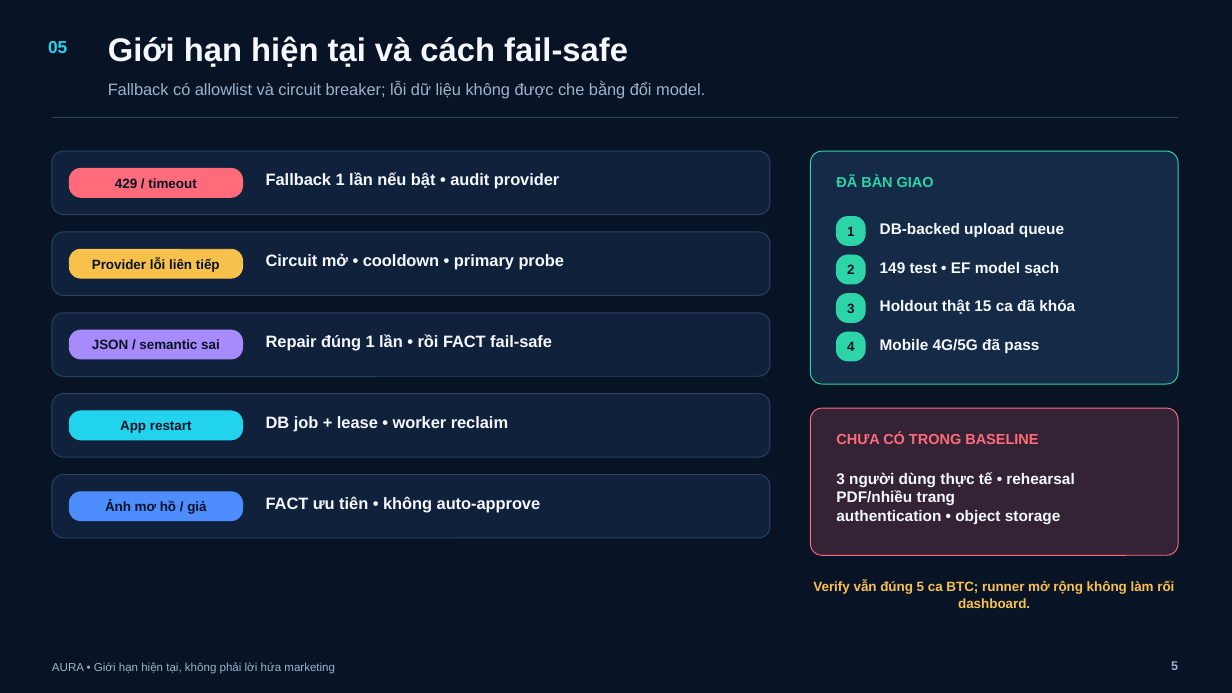
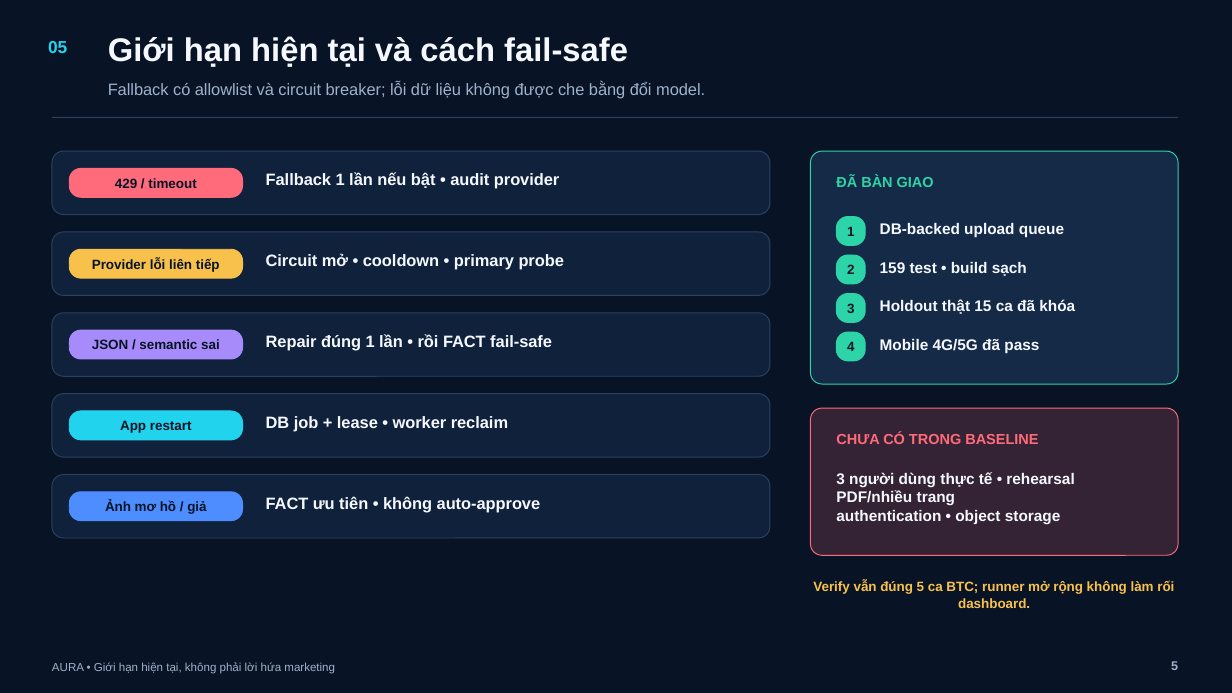
Before and after one commit to BondPhuPhamzZ/AURA, a slide deck: slide 5 of AURA/submission/AURA_5_SLIDES.pptx. Drawn at 1232x693 pixels with LibreOffice and Linux fonts; fonts in the diff are those of the drawing. Boxes give left, top, right and bottom in pixels: in the first picture for what was removed or moved away, otherwise in the second. Text is boxed around its words. In the diff, an @@ line names an element or a change of style, - is before the commit and + after.

```diff
--- a/AURA/submission/AURA_5_SLIDES.pptx
+++ b/AURA/submission/AURA_5_SLIDES.pptx
@@ text at (880, 262, 1027, 276): text changed @@
-149 test • EF model sạch
+159 test • build sạch
```
Also in this commit, not shown: 1 other slide changed, 13 other files.
